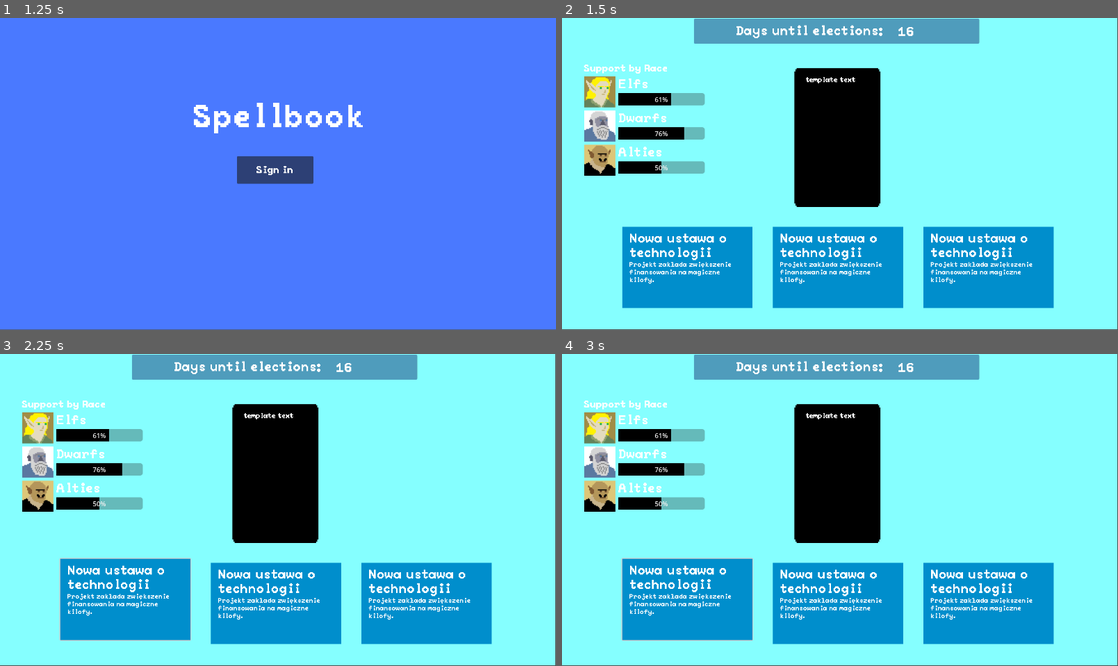
Above: before the commit, frames 1-4 (two rows, left to right).
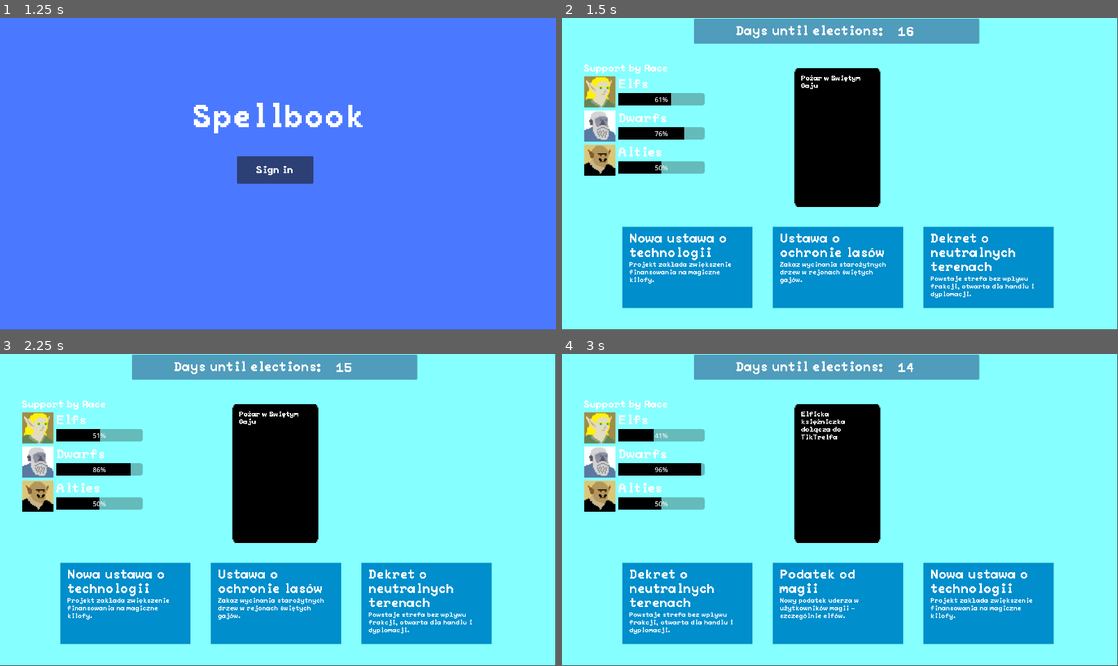
Above: after the commit, the same moments.

Repository: WhatYouFormaggiKindOfPizza/game
Game: Godot game, scene res://scenes/game.tscn
Same seed, same stepped clock (60 frames per second), same inputs: the game is played once before the commit and once after it.
Inputs (mouse positions are in pixels of both pictures, inside the frame that each line leads up to):
- Up to frame 1 (1.25 s): click (127, 267) at 0.52 s
- Up to frame 2 (1.5 s): click "Sign in" at 1.25 s
- Up to frame 3 (2.25 s): click (127, 603) at 2.02 s
- Up to frame 4 (3 s): click (689, 600) at 2.77 s

Frame 1 is identical in both runs. In frame 2, 2.2% of the frame differs, in the area x 39-85%, y 18-90%; in frame 3, 4.5%, in the area x 10-85%, y 2-94%; in frame 4, 3.6%.
Error before the commit: Attempt to call function 'load_and_display_event' in base 'null instance' on a null instance. (res://scripts/game_manager.gd:166)

Commit message:
fix everything

Diff:
--- a/scenes/game_screen.tscn
+++ b/scenes/game_screen.tscn
@@ -59,6 +59,7 @@
 offset_bottom = 61.0
 
 [node name="Phone" parent="." instance=ExtResource("3_rxmqw")]
+unique_name_in_owner = true
 position = Vector2(678, 297)
 
 [node name="RelBarContainer" parent="." node_paths=PackedStringArray("game_screen") instance=ExtResource("5_rxmqw")]
--- a/scenes/phone.tscn
+++ b/scenes/phone.tscn
@@ -12,9 +12,10 @@
 texture = ExtResource("1_ewalk")
 
 [node name="Label" parent="." instance=ExtResource("2_eud1m")]
-offset_left = -114.286
-offset_top = -217.143
-offset_right = 2.71429
-offset_bottom = -194.143
+offset_left = -129.0
+offset_top = -223.0
+offset_right = 125.0
+offset_bottom = 204.0
 theme_override_font_sizes/font_size = 24
+autowrap_mode = 3
 font_scale = 3
--- a/scripts/game_manager.gd
+++ b/scripts/game_manager.gd
@@ -13,7 +13,6 @@
 @onready var entity_groups_parent: Node = %EntityGroups
 @onready var vote_simulator: VoteSimulator = $VoteSimulator
 @onready var scene_manager: SceneManager = %SceneManager
-@onready var phone: Phone = %Phone
 
 var entity_groups: Array[EntityGroup]
 var kings: Array[King]
@@ -28,6 +27,7 @@
 var relationship_bar_container: RelBarContainer
 var posts_container: HBoxContainer
 var days_until: DaysUntil
+var phone: Phone
 
 var day: int = 0
 
@@ -148,6 +148,7 @@
 	days_until = scene_manager.game_screen.days_until
 	scene_manager.game_screen.game_manager = self
 	relationship_bar_container = scene_manager.game_screen.rel_bar_container
+	phone = scene_manager.game_screen.phone
 
 	if show_logs:
 		print("Game started")
--- a/scripts/game_screen.gd
+++ b/scripts/game_screen.gd
@@ -7,3 +7,4 @@
 @onready var rel_bar_container: RelBarContainer = %RelBarContainer
 @onready var posts_container: HBoxContainer = %PostsContainer
 @onready var days_until: DaysUntil = %DaysUntil
+@onready var phone: Phone = %Phone
Not shown: 1 places in scenes/game.tscn that only renumber resources
Not shown: 1 places in scenes/game_screen.tscn that only renumber resources
